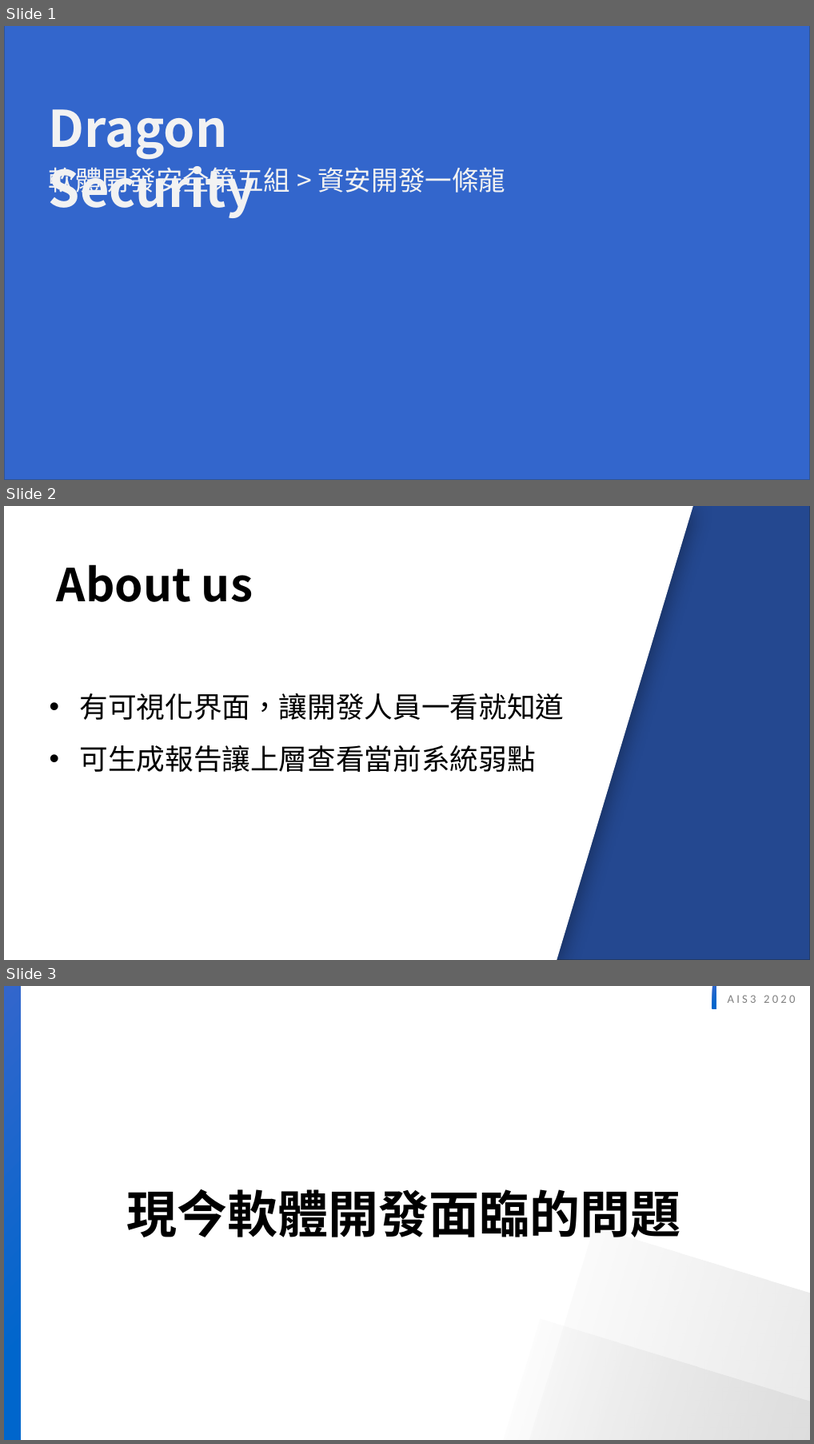
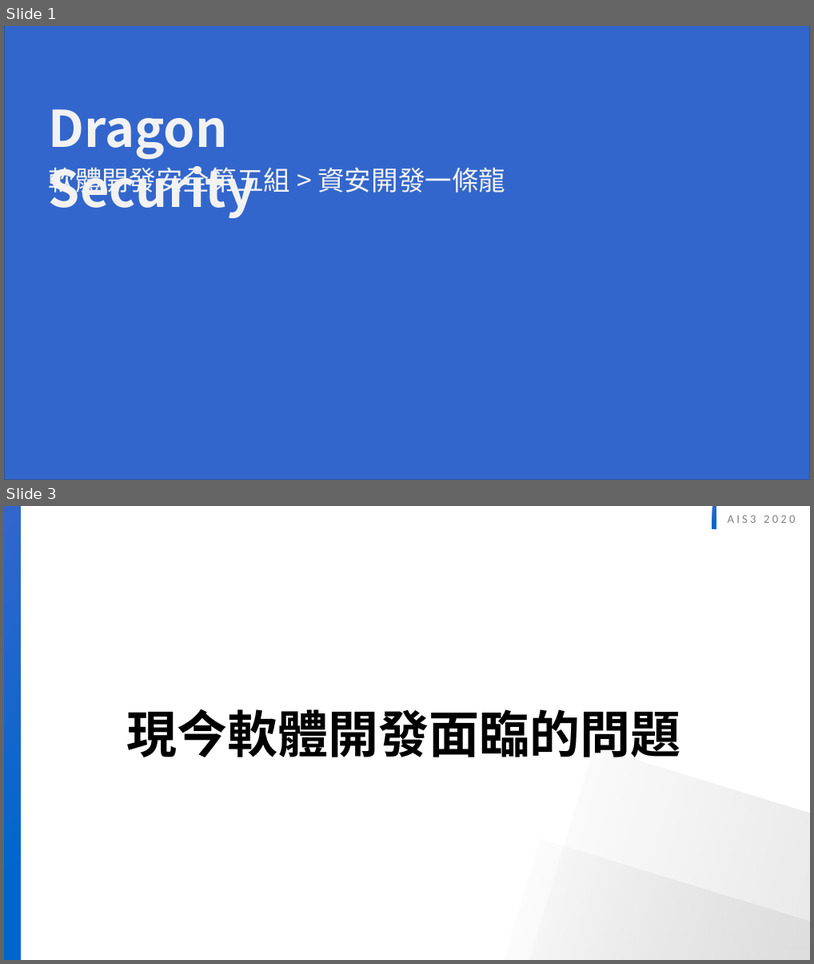
Before and after one commit to twinklestar03/AIS3-Dragon, a slide deck: Slide/AIS3 dragon security .pptx. Shown one above the other, each under a label of ours: slides 1, 2 and 3 before the commit, slides 1 and 3 after it; the slides between them are not shown. The pictures are 814x1444 and 814x964 pixels, drawn with LibreOffice and Linux fonts; fonts in the diff are those of the drawing; background and template pictures are left out. Boxes give left, top, right and bottom in pixels: in the first picture for what was removed or moved away, otherwise in the second. Text is boxed around its words. In the diff, an @@ line names an element or a change of style, - is before the commit and + after.

```diff
--- a/Slide/AIS3 dragon security .pptx
+++ b/Slide/AIS3 dragon security .pptx
@@ slide 2 removed at bbox=[4, 506, 810, 960], background #FFFFFF; not listed: 1 template element that a slide beside it also shows @@
@@ rectangle removed at bbox=[4, 506, 165, 960] @@
@@ freeform shape removed at bbox=[30, 506, 694, 960] @@
@@ rectangle removed at bbox=[383, 506, 810, 960] @@
@@ text removed at bbox=[57, 564, 253, 602] @@
-About us
@@ text removed at bbox=[79, 693, 564, 772] @@
-• 有可視化界面，讓開發人員一看就知道
-• 可生成報告讓上層查看當前系統弱點
```
Also in this commit, not shown: 1 slide added.
